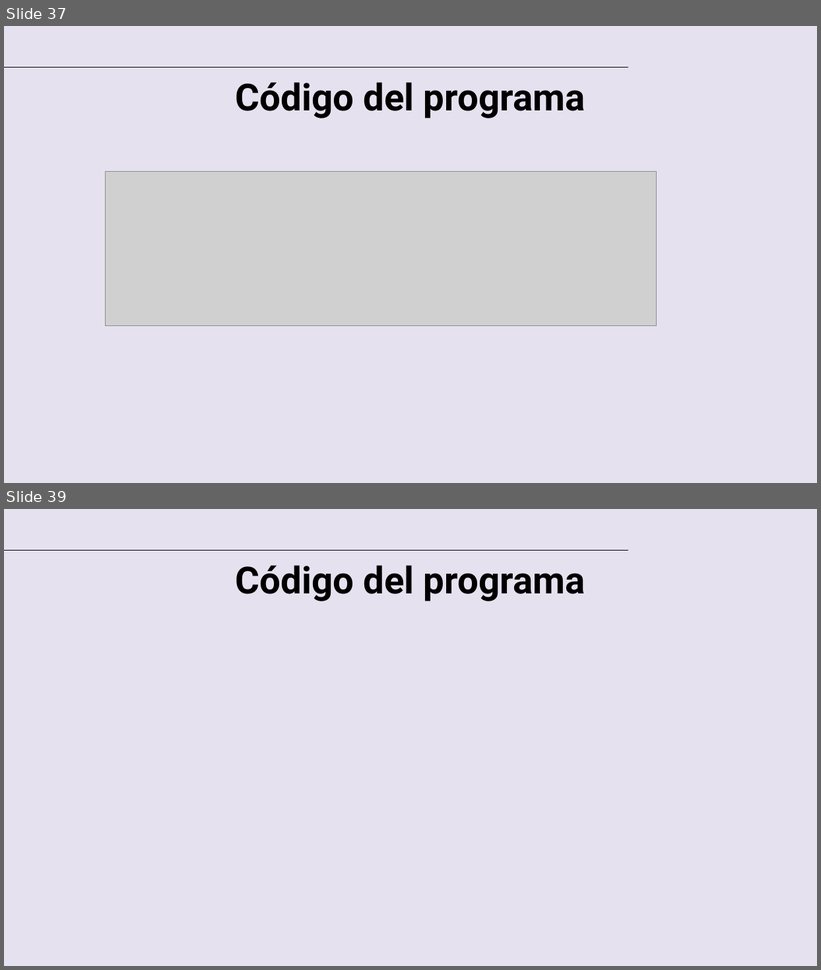
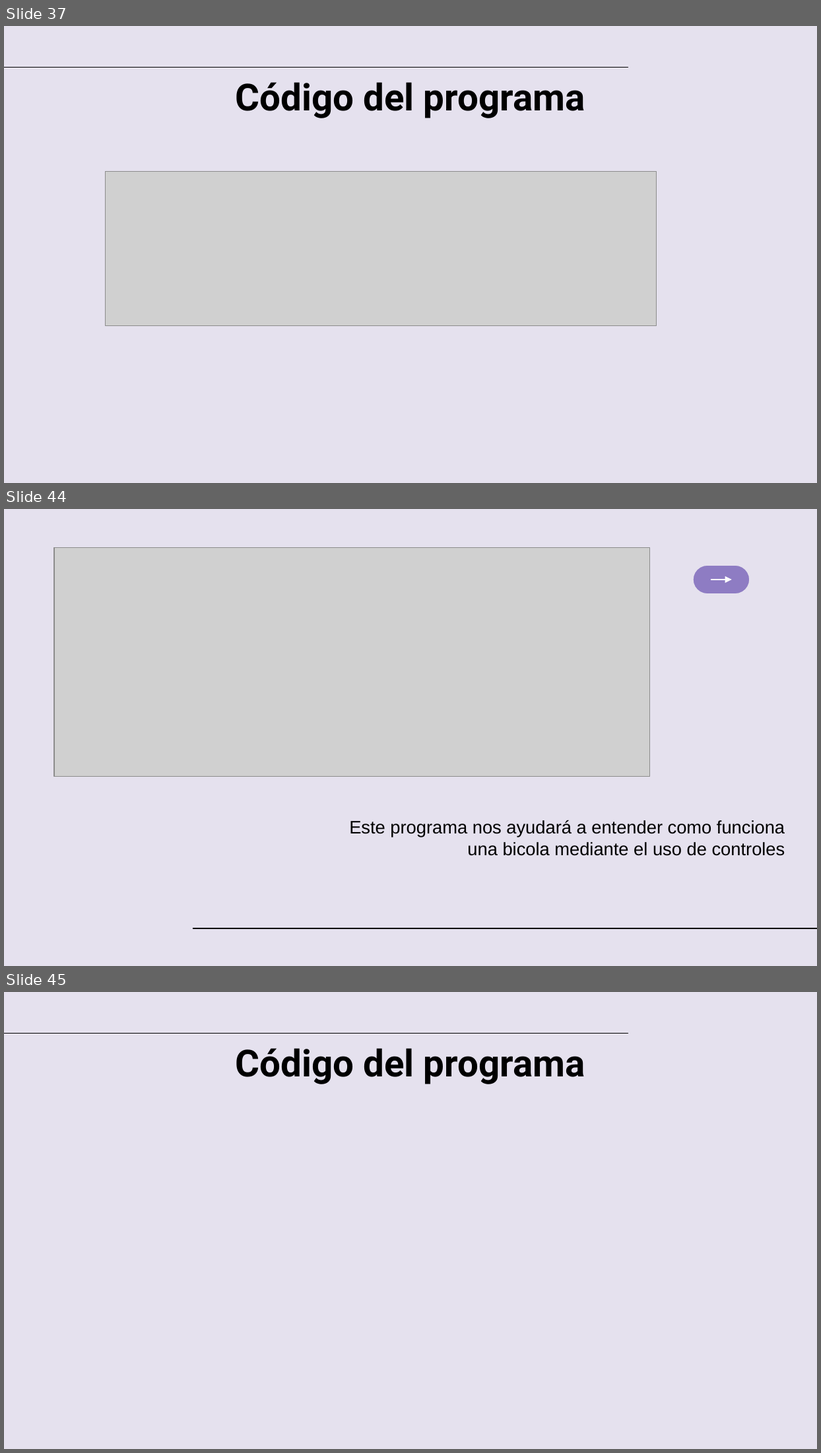
Before and after one commit to dayanaArmasB/Trabajo-final, a slide deck: Presentacion final.pptx. Shown one above the other, each under a label of ours: slides 37 and 39 before the commit, slides 37, 44 and 45 after it; the slides between them are not shown. The pictures are 821x970 and 821x1453 pixels, drawn with LibreOffice and Linux fonts; fonts in the diff are those of the drawing; grey boxes stand for pictures. Boxes give left, top, right and bottom in pixels: in the first picture for what was removed or moved away, otherwise in the second. Text is boxed around its words. In the diff, an @@ line names an element or a change of style, - is before the commit and + after.

```diff
--- a/Presentacion final.pptx
+++ b/Presentacion final.pptx
@@ slide 44 added at <box>4,509,817,966</box>, background #E5E1EE @@
@@ picture added at <box>54,547,650,776</box> @@
@@ rounded rectangle added at <box>693,565,750,593</box>, fill #8E7CC3, outline #E5E1EE 0.75 pt @@
@@ arrow added from (711, 580) to (732, 580), #FFFFFF 0.75 pt @@
@@ subtitle added at <box>349,821,785,856</box>, 16 pt, text #000000 @@
+Este programa nos ayudará a entender como funciona una bicola mediante el uso de controles
@@ line added from (193, 929) to (817, 929), #000000 0.75 pt @@
@@ what was slide 39 is now slide 45 @@
```
Also in this commit, not shown: 4 slides changed, 2 other slides added, 1 slide removed, 2 other files.
